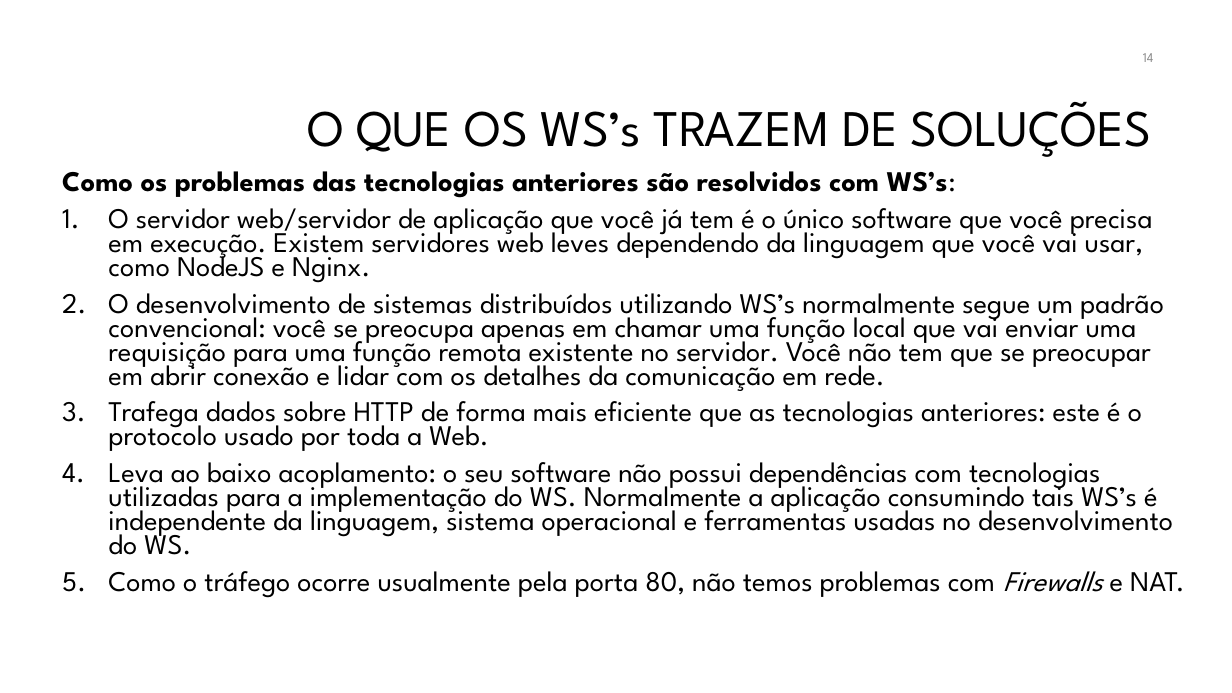
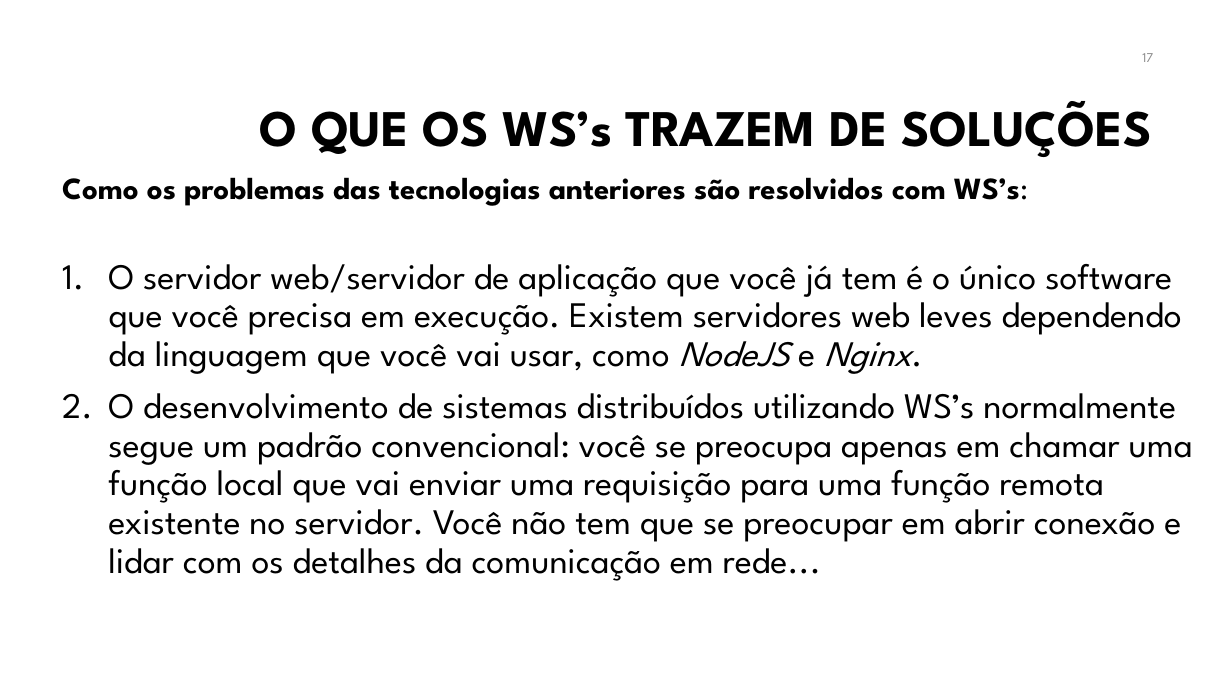
Before and after one commit to manoelcampos/sistemas-distribuidos, a slide deck: slide 17 of projects/08-webservices/webservices.pptx (slide 14 before the commit). Drawn at 1232x693 pixels with LibreOffice and Linux fonts; fonts in the diff are those of the drawing; background and template pictures are left out. Boxes give left, top, right and bottom in pixels: in the first picture for what was removed or moved away, otherwise in the second. Text is boxed around its words. In the diff, an @@ line names an element or a change of style, - is before the commit and + after.

```diff
--- a/projects/08-webservices/webservices.pptx
+++ b/projects/08-webservices/webservices.pptx
@@ page number at (x1=1142, y1=53, x2=1153, y2=62): text changed @@
-14
+17
@@ title "O QUE OS WS’s TRAZEM ..." at (x1=260, y1=101, x2=1152, y2=157): bold on @@
@@ text at (x1=62, y1=177, x2=1182, y2=374): size 22.2 to 24 pt in "Como os problemas das tecnologias anteriores são ..."; size 22.2 to 28 pt in "O servidor web/servidor de aplicação que você ..."; italic on in "NodeJS Nginx."; line spacing 0.7 to 0.9 @@
@@ text at (x1=108, y1=393, x2=1193, y2=581): text changed; size 22.2 to 28 pt @@
-2. O desenvolvimento de sistemas distribuídos utilizando WS’s normalmente segue um padrão convencional: você se preocupa apenas em chamar uma função local que vai enviar uma requisição para uma função remota existente no servidor. Você não tem que se preocupar em abrir conexão e lidar com os detalhes da comunicação em rede.
-3. Trafega dados sobre HTTP de forma mais eficiente que as tecnologias anteriores: este é o protocolo usado por toda a Web.
-4. Leva ao baixo acoplamento: o seu software não possui dependências com tecnologias utilizadas para a implementação do WS. Normalmente a aplicação consumindo tais WS’s é independente da linguagem, sistema operacional e ferramentas usadas no desenvolvimento do WS.
-5. Como o tráfego ocorre usualmente pela porta 80, não temos problemas com Firewalls e NAT.
+2. O desenvolvimento de sistemas distribuídos utilizando WS’s normalmente segue um padrão convencional: você se preocupa apenas em chamar uma função local que vai enviar uma requisição para uma função remota existente no servidor. Você não tem que se preocupar em abrir conexão e lidar com os detalhes da comunicação em rede...
```
Also in this commit, not shown: 23 other slides changed, 4 slides added.
